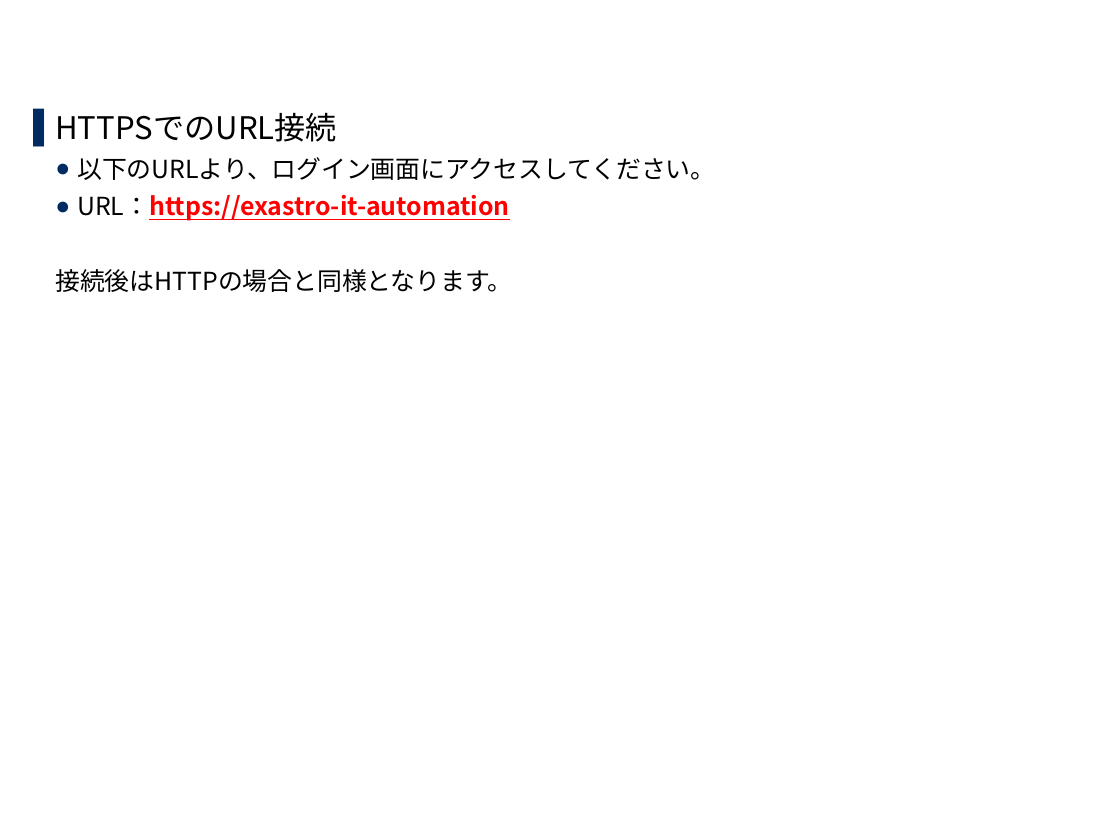
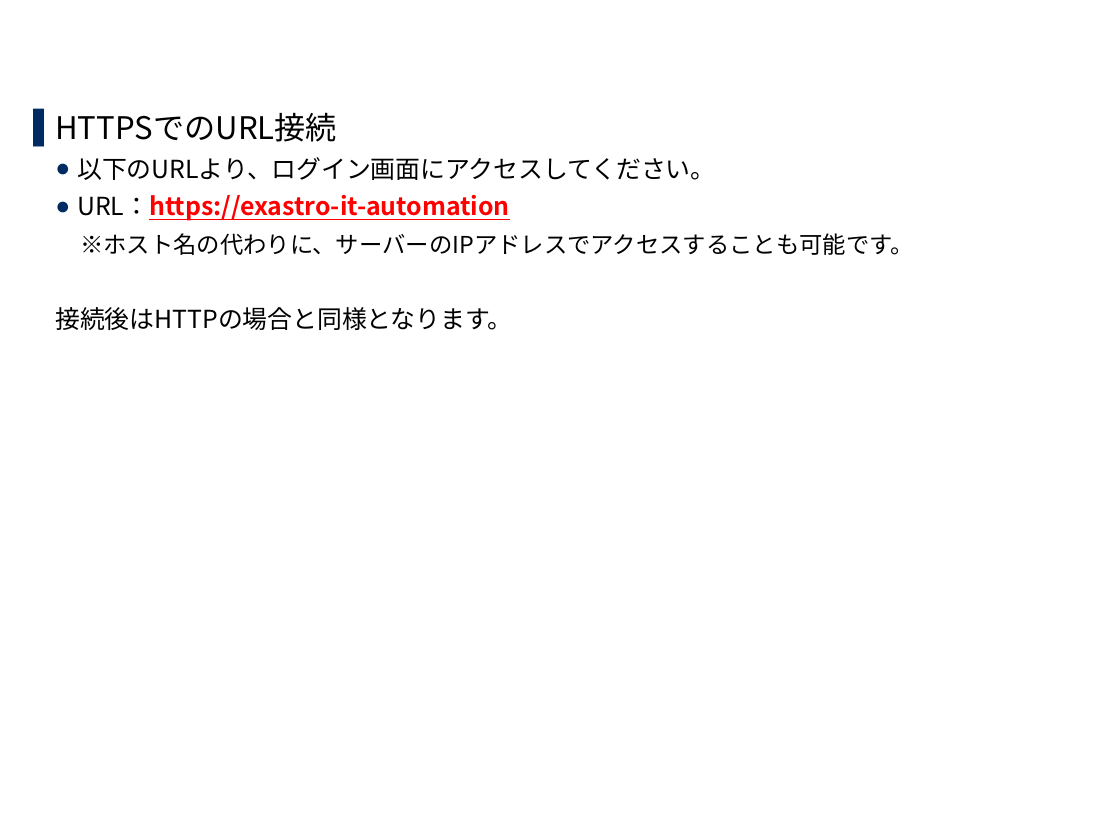
Before and after one commit to exastro-suite/it-automation-docs, a slide deck: slide 26 of asset/Learn_ja/ITA-online-install_ja.pptx. Drawn at 1120x840 pixels with LibreOffice and Linux fonts; fonts in the diff are those of the drawing; background and template pictures are left out. Boxes give left, top, right and bottom in pixels: in the first picture for what was removed or moved away, otherwise in the second. Text is boxed around its words. In the diff, an @@ line names an element or a change of style, - is before the commit and + after.

```diff
--- a/asset/Learn_ja/ITA-online-install_ja.pptx
+++ b/asset/Learn_ja/ITA-online-install_ja.pptx
@@ text at (80,233,914,255): paragraph added @@
+  ※ホスト名の代わりに、サーバーのIPアドレスでアクセスすることも可能です。
```
Also in this commit, not shown: 5 other slides changed.
